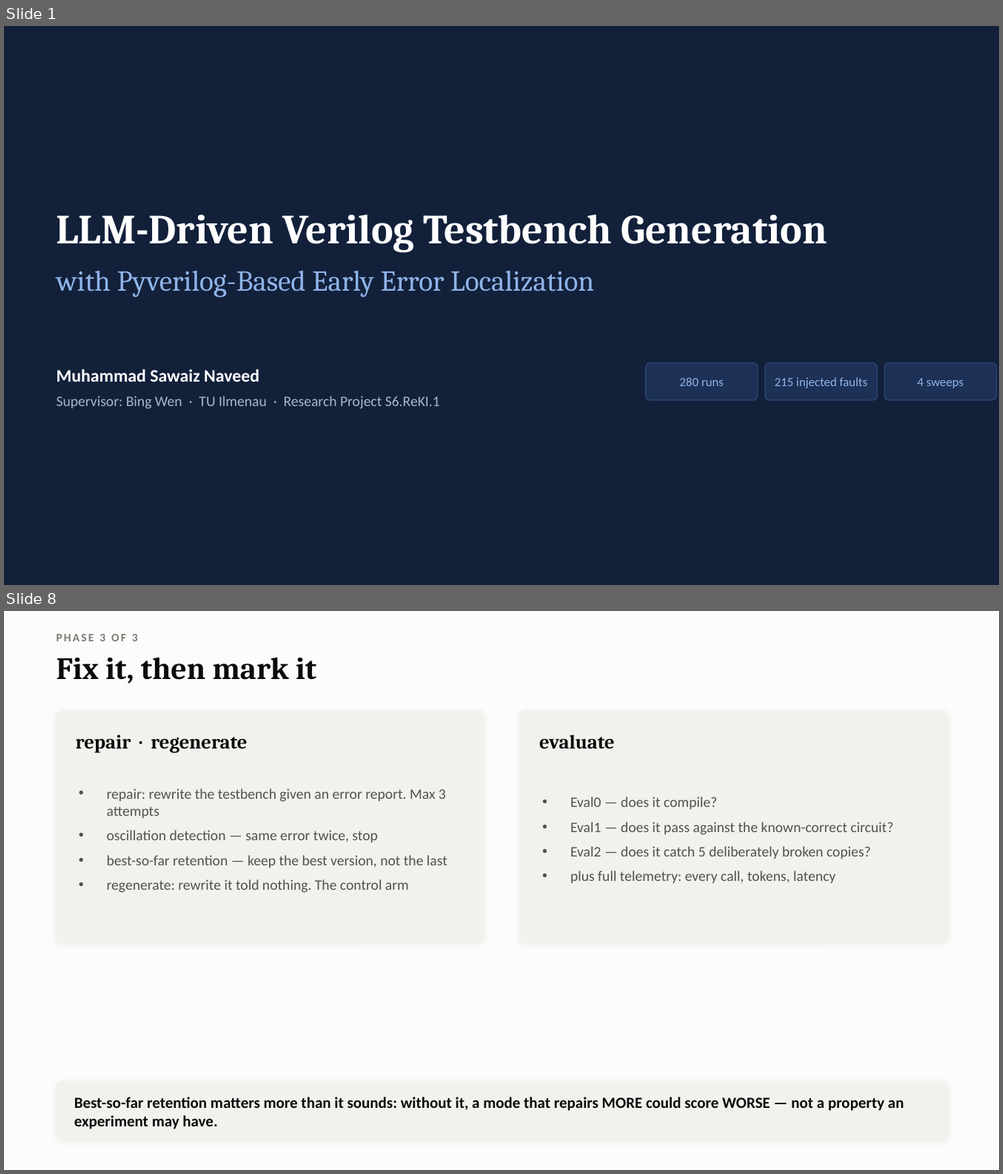
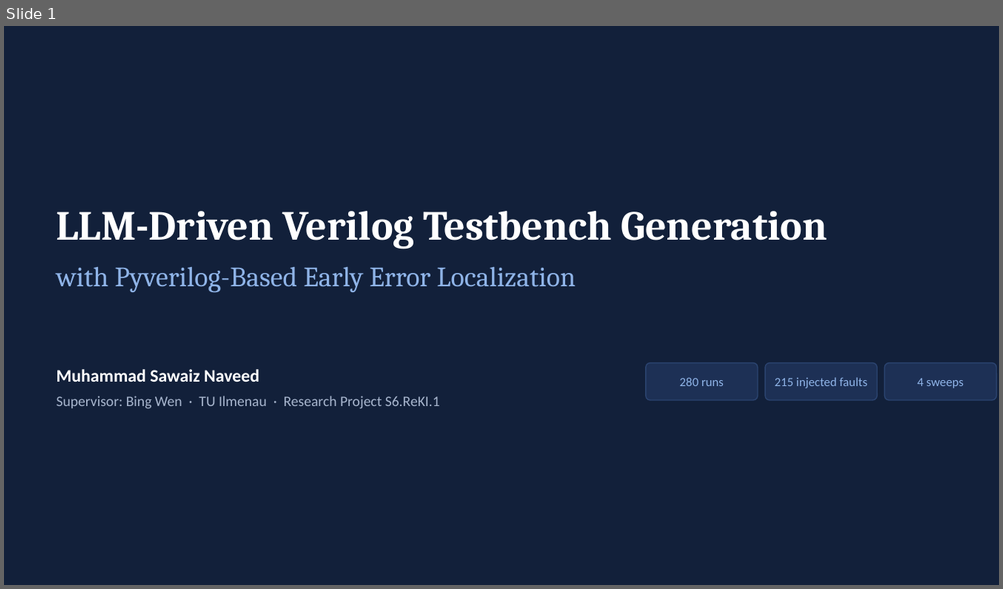
Before and after one commit to Sawaiz-zip/agentic-verilog-testbench, a slide deck: docs/presentation.pptx. Shown one above the other, each under a label of ours: slides 1 and 8 before the commit, slide 1 after it; the slides between them are not shown. The pictures are 1003x1174 and 1003x589 pixels, drawn with LibreOffice and Linux fonts; fonts in the diff are those of the drawing. Boxes give left, top, right and bottom in pixels: in the first picture for what was removed or moved away, otherwise in the second. Text is boxed around its words. In the diff, an @@ line names an element or a change of style, - is before the commit and + after.

```diff
--- a/docs/presentation.pptx
+++ b/docs/presentation.pptx
@@ slide 8 removed at (4,611,999,1170), background #FCFCFB @@
@@ text removed at (57,634,138,641) @@
-PHASE 3 OF 3
@@ text removed at (57,657,316,684) @@
-Fix it, then mark it
@@ rounded rectangle removed at (57,712,482,943) @@
@@ rounded rectangle removed at (521,712,946,943) @@
@@ text removed at (76,735,247,753) @@
-repair · regenerate
@@ text removed at (539,735,614,749) @@
-evaluate
@@ text removed at (107,789,447,893) @@
-• repair: rewrite the testbench given an error report. Max 3 attempts
-• oscillation detection — same error twice, stop
-• best-so-far retention — keep the best version, not the last
-• regenerate: rewrite it told nothing. The control arm
@@ text removed at (570,797,893,883) @@
-• Eval0 — does it compile?
-• Eval1 — does it pass against the known-correct circuit?
-• Eval2 — does it catch 5 deliberately broken copies?
-• plus full telemetry: every call, tokens, latency
@@ rounded rectangle removed at (57,1082,946,1141) @@
@@ text removed at (74,1097,904,1130) @@
-Best-so-far retention matters more than it sounds: without it, a mode that repairs MORE could score WORSE — not a property an experiment may have.
@@ slide 1 changed as well @@
@@ text "LLM-Driven Verilog Testbench Generation": place and size @@
-text "LLM-Driven Verilog Testbench Generation" at (57,215,827,253)
+text "LLM-Driven Verilog Testbench Generation" at (57,211,827,249)
@@ text "with Pyverilog-Based Early Error Localization" at (57,266,575,293): size 28 to 27 pt @@
```
Also in this commit, not shown: 6 other slides changed, 17 slides added, 18 other slides removed, 3 other files.
